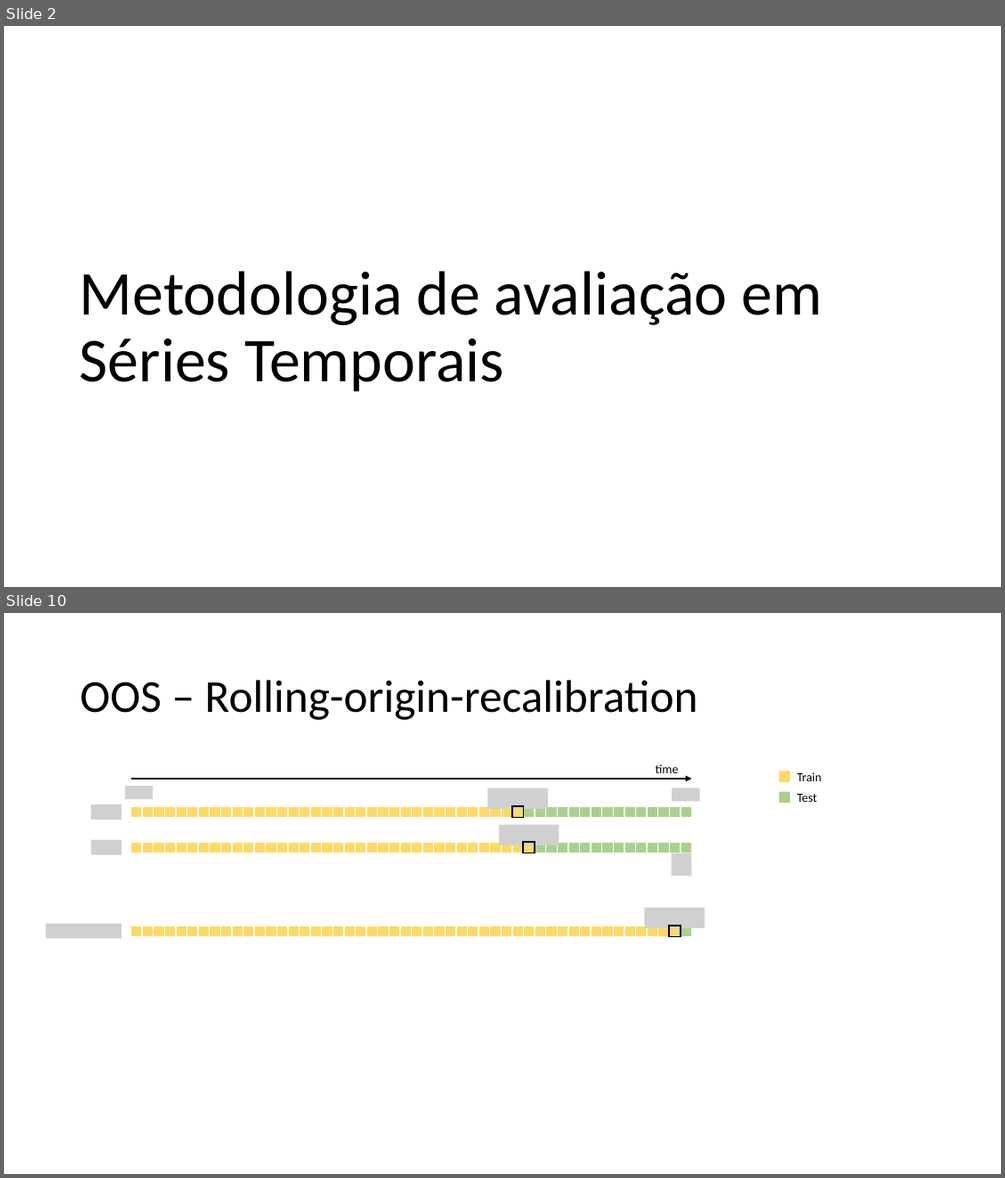
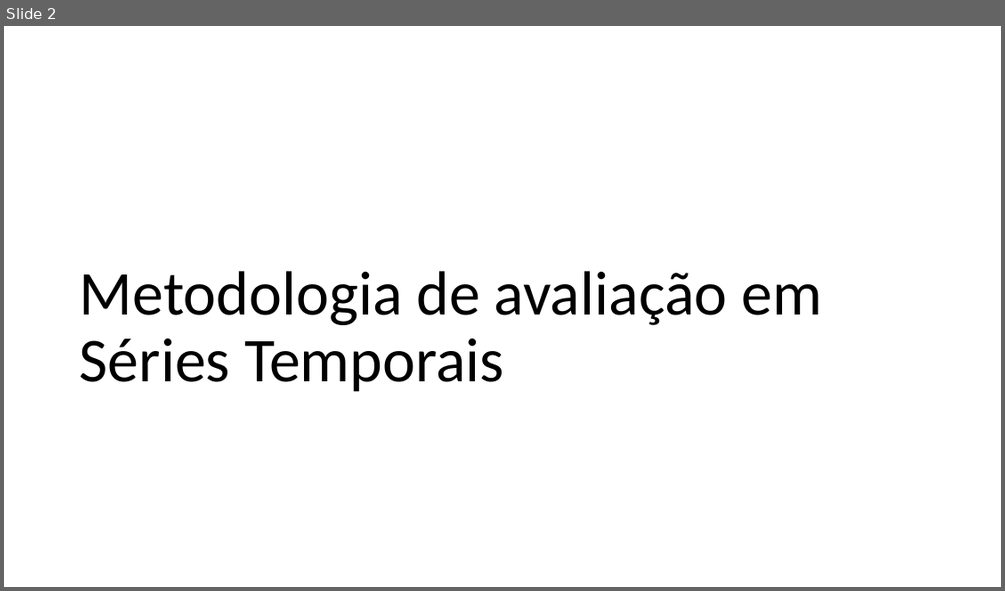
Before and after one commit to MiguelLoureiro98/timecave, a slide deck: papers/.ppt/TimeSeriesCV_15032024.pptx. Shown one above the other, each under a label of ours: slides 2 and 10 before the commit, slide 2 after it; the slides between them are not shown. The pictures are 1005x1178 and 1005x591 pixels, drawn with LibreOffice and Linux fonts; fonts in the diff are those of the drawing; grey boxes stand for pictures. Boxes give left, top, right and bottom in pixels: in the first picture for what was removed or moved away, otherwise in the second. Text is boxed around its words. In the diff, an @@ line names an element or a change of style, - is before the commit and + after.

```diff
--- a/papers/.ppt/TimeSeriesCV_15032024.pptx
+++ b/papers/.ppt/TimeSeriesCV_15032024.pptx
@@ slide 10 removed at box(4, 613, 1001, 1174), background #FFFFFF @@
@@ title removed at box(80, 680, 698, 720) @@
-OOS – Rolling-origin-recalibration
@@ text removed at box(655, 764, 679, 773) @@
-time
@@ rectangle removed at box(779, 771, 791, 782) @@
@@ text removed at box(797, 772, 822, 781) @@
-Train
@@ picture removed at box(125, 786, 153, 799) @@
@@ arrow removed from (131, 779) to (692, 779) @@
@@ picture removed at box(488, 788, 548, 809) @@
@@ picture removed at box(672, 788, 700, 802) @@
@@ rectangle removed at box(779, 792, 791, 803) @@
@@ text removed at box(797, 794, 817, 802) @@
-Test
@@ picture removed at box(90, 804, 121, 819) @@
@@ table removed at box(131, 806, 692, 817), 1 rows, 50 columns @@
- |  |  |  |  |  |  |  |  |  |  |  |  |  |  |  |  |  |  |  |  |  |  |  |  |  |  |  |  |  |  |  |  |  |  |  |  |  |  |  |  |  |  |  |  |  |  |  |  | 
@@ picture removed at box(499, 825, 558, 845) @@
@@ rectangle removed at box(512, 806, 524, 817) @@
@@ picture removed at box(90, 840, 121, 854) @@
@@ table removed at box(131, 842, 692, 853), 1 rows, 50 columns @@
- |  |  |  |  |  |  |  |  |  |  |  |  |  |  |  |  |  |  |  |  |  |  |  |  |  |  |  |  |  |  |  |  |  |  |  |  |  |  |  |  |  |  |  |  |  |  |  |  | 
@@ rectangle removed at box(523, 842, 534, 853) @@
@@ picture removed at box(671, 853, 691, 876) @@
@@ picture removed at box(46, 924, 121, 938) @@
@@ table removed at box(131, 925, 692, 937), 1 rows, 50 columns @@
- |  |  |  |  |  |  |  |  |  |  |  |  |  |  |  |  |  |  |  |  |  |  |  |  |  |  |  |  |  |  |  |  |  |  |  |  |  |  |  |  |  |  |  |  |  |  |  |  | 
@@ picture removed at box(644, 908, 704, 929) @@
@@ rectangle removed at box(669, 925, 680, 937) @@
```
Also in this commit, not shown: 2 slides changed, 5 slides added, 21 other slides removed, 2 other files.
